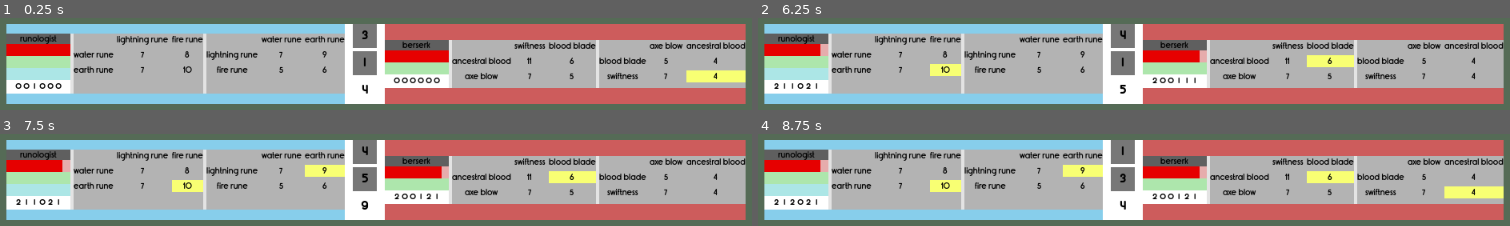
Above: before the commit, frames 1-4 (two rows, left to right).
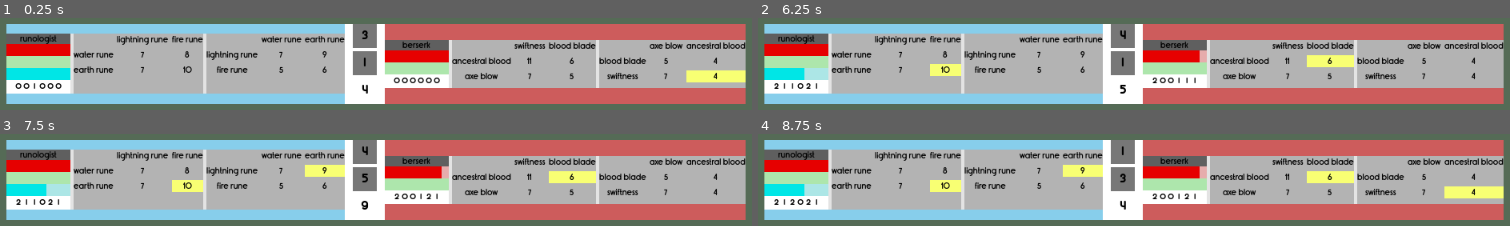
Above: after the commit, the same moments.

Repository: Pe3Hu/reinga
Game: Godot game, scene res://scene/0/game.tscn
The game is run twice, just before and just after one commit, with the same random seed, the same clock (stepped at 60 frames per second) and the same inputs.
Inputs:
- Up to frame 1 (0.25 s): no input
- Up to frame 2 (6.25 s): tap Enter at 0.5, 2, 3.5 s; tap Space at 0.77, 1.25, 1.52, 2.75, 3.02, 3.77, 4.25, 4.52, 6.02 s
- Up to frame 3 (7.5 s): tap Space at 6.77 s
- Up to frame 4 (8.75 s): tap Space at 7.52 s

The runs differ from the first frame. In frame 1, 1.1% of the frame differs, in the area x 0-10%, y 54-68%; in frame 2, 0.9%; in frame 3, 0.9%; in frame 4, 0.9%.

Commit message:
update version 0.0021
1. README file added

Diff:
--- a/scene/3/indicator.gd
+++ b/scene/3/indicator.gd
@@ -15,7 +15,7 @@
 		"endurance":
 			bar.value = 0
 		"barrier":
-			bar.value = 0
+			bar.value = bar.max_value
 
 	for key in keys:
 		var style_box = StyleBoxFlat.new()
Not shown, added: README.md
